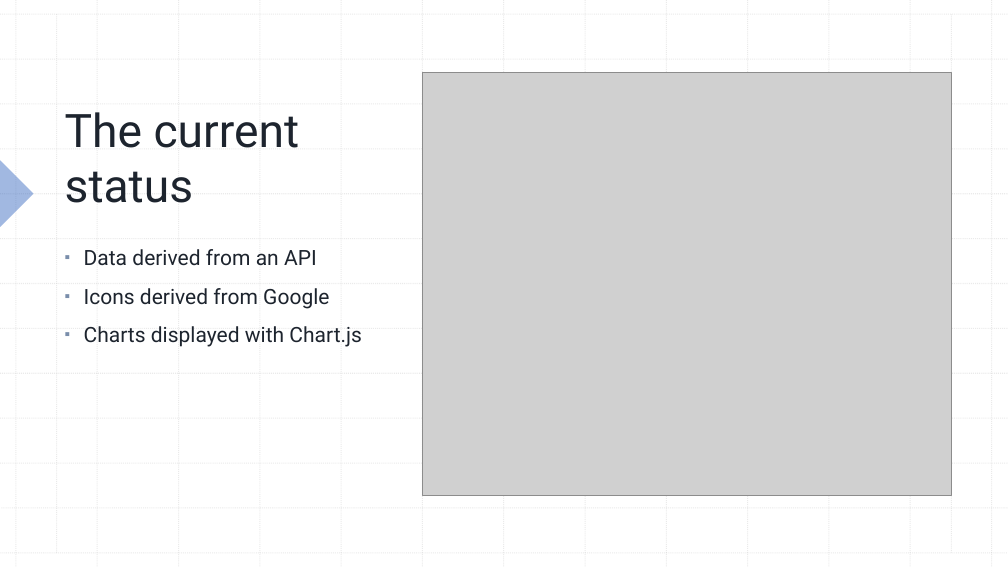
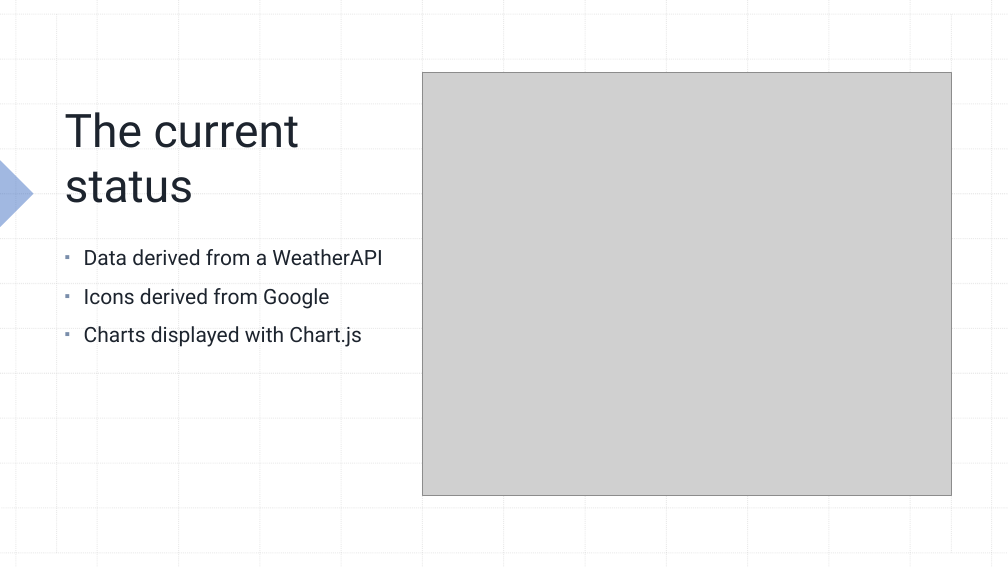
Before and after one commit to niklasrosseck/AirQuality, a slide deck: slide 6 of Final Project Presentation.pptx. Drawn at 1008x567 pixels with LibreOffice and Linux fonts; fonts in the diff are those of the drawing; grey boxes stand for pictures. Boxes give left, top, right and bottom in pixels: in the first picture for what was removed or moved away, otherwise in the second. Text is boxed around its words. In the diff, an @@ line names an element or a change of style, - is before the commit and + after.

Commit message:
Updated PPT for presentation

```diff
--- a/Final Project Presentation.pptx
+++ b/Final Project Presentation.pptx
@@ text at [84, 249, 382, 266]: text changed @@
-▪ Data derived from an API
+▪ Data derived from a WeatherAPI
```
Also in this commit, not shown: 1 other slide changed, 1 slide added.
